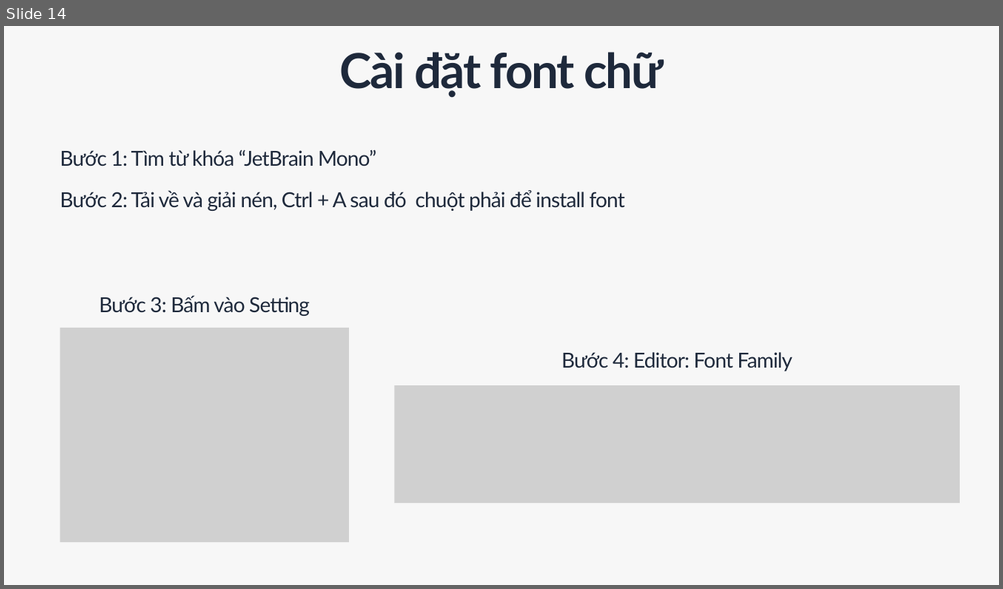
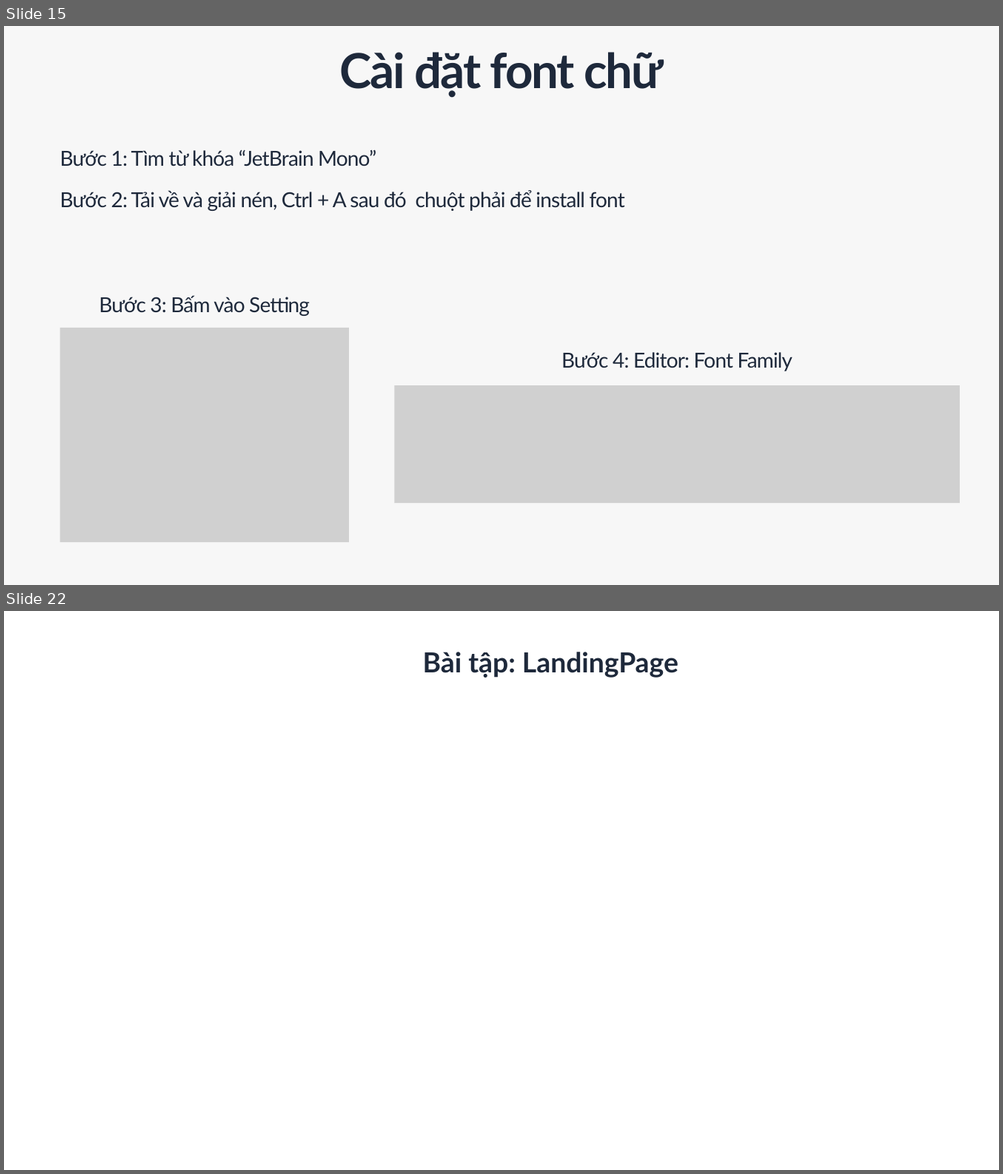
Before and after one commit to trongandev/tai-lieu-day-reactjs-tdsv, a slide deck: giao-an/buoi1/BUỔI 1 TỪ RAZOR VIEW SANG JSX.pptx. Shown one above the other, each under a label of ours: slide 14 before the commit, slides 15 and 22 after it; the slides between them are not shown. The pictures are 1003x589 and 1003x1174 pixels, drawn with LibreOffice and Linux fonts; fonts in the diff are those of the drawing; grey boxes stand for pictures; background and template pictures are left out. Boxes give left, top, right and bottom in pixels: in the first picture for what was removed or moved away, otherwise in the second. Text is boxed around its words. In the diff, an @@ line names an element or a change of style, - is before the commit and + after.

```diff
--- a/giao-an/buoi1/BUỔI 1 TỪ RAZOR VIEW SANG JSX.pptx
+++ b/giao-an/buoi1/BUỔI 1 TỪ RAZOR VIEW SANG JSX.pptx
@@ slide 22 added at (x1=4, y1=611, x2=999, y2=1170), background picture (left out) @@
@@ text added at (x1=423, y1=652, x2=678, y2=678), 40 pt, text #1E293B, bold @@
+Bài tập: LandingPage
@@ what was slide 14 is now slide 15 @@
```
Also in this commit, not shown: 3 slides changed, 6 other slides added, 2 slides removed, 4 other files.
